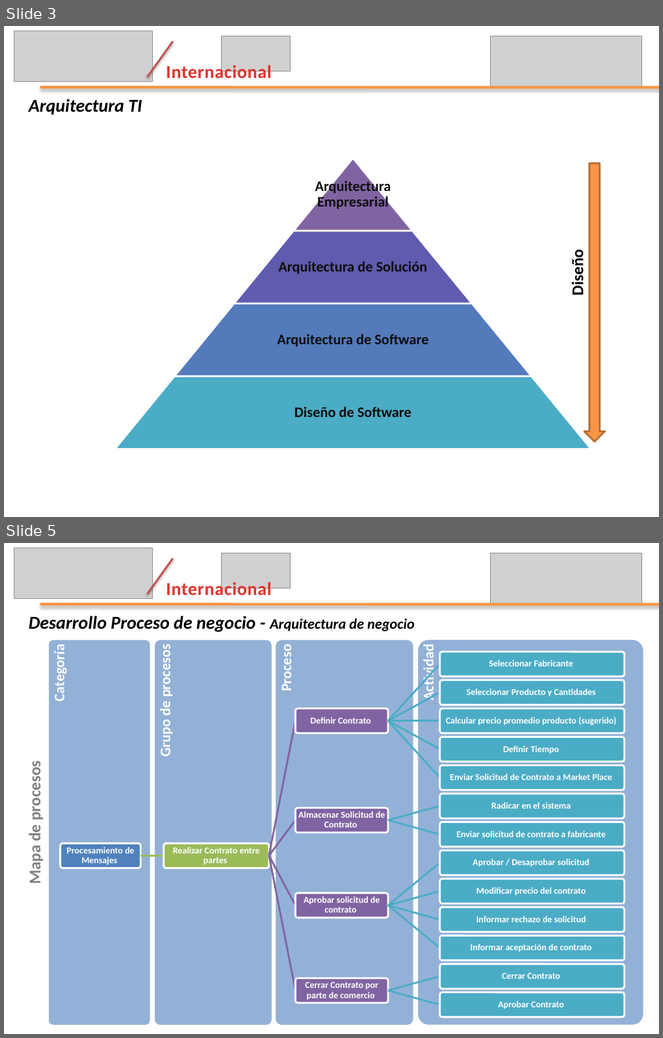
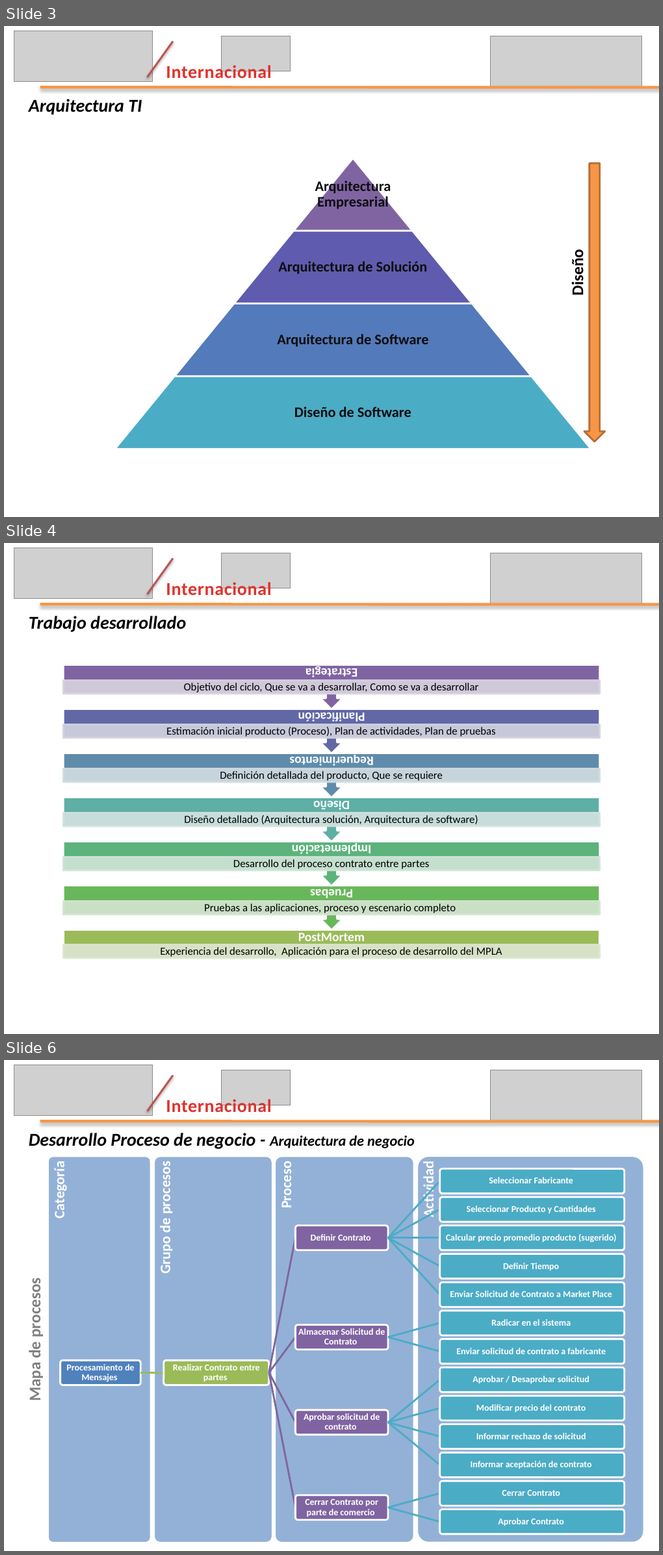
Before and after one commit to leseroth/ingenium-managment, a slide deck: CSOF5200 Proyecto 2/0727PresentacionIngenium.pptx. Shown one above the other, each under a label of ours: slides 3 and 5 before the commit, slides 3, 4 and 6 after it; the slides between them are not shown. The pictures are 663x1038 and 663x1555 pixels, drawn with LibreOffice and Linux fonts; fonts in the diff are those of the drawing; grey boxes stand for pictures. Boxes give left, top, right and bottom in pixels: in the first picture for what was removed or moved away, otherwise in the second. Text is boxed around its words. In the diff, an @@ line names an element or a change of style, - is before the commit and + after.

```diff
--- a/CSOF5200 Proyecto 2/0727PresentacionIngenium.pptx
+++ b/CSOF5200 Proyecto 2/0727PresentacionIngenium.pptx
@@ slide 4 added at (x1=4, y1=543, x2=659, y2=1034), background #FFFFFF @@
@@ picture added at (x1=14, y1=548, x2=153, y2=599) @@
@@ line added from (148, 594) to (173, 558), #C0504D 2 pt @@
@@ picture added at (x1=222, y1=553, x2=291, y2=589) @@
@@ picture added at (x1=490, y1=553, x2=642, y2=605) @@
@@ text added at (x1=166, y1=580, x2=271, y2=595), 20 pt, text gradient #E0322D to #A2201C, bold @@
+Internacional
@@ text added at (x1=29, y1=616, x2=186, y2=632), 20 pt, text #000000, bold, italic @@
+  Trabajo desarrollado
@@ line added from (40, 605) to (659, 605), #F79646 3 pt @@
@@ group added at (x1=64, y1=665, x2=600, y2=959): 14 texts, 8 rectangles, 6 up arrow callouts @@
+PostMortem
+Experiencia del desarrollo, Aplicación para el proceso de desarrollo del MPLA
+Pruebas
+Pruebas a las aplicaciones, proceso y escenario completo
+Implemetación
+Desarrollo del proceso contrato entre partes
+Diseño
+Diseño detallado (Arquitectura solución, Arquitectura de software)
+Requerimientos
+Definición detallada del producto, Que se requiere
+Planificación
+Estimación inicial producto (Proceso), Plan de actividades, Plan de pruebas
+Estrategia
+Objetivo del ciclo, Que se va a desarrollar, Como se va a desarrollar
@@ what was slide 5 is now slide 6 @@
```
Also in this commit, not shown: 7 slides changed.
